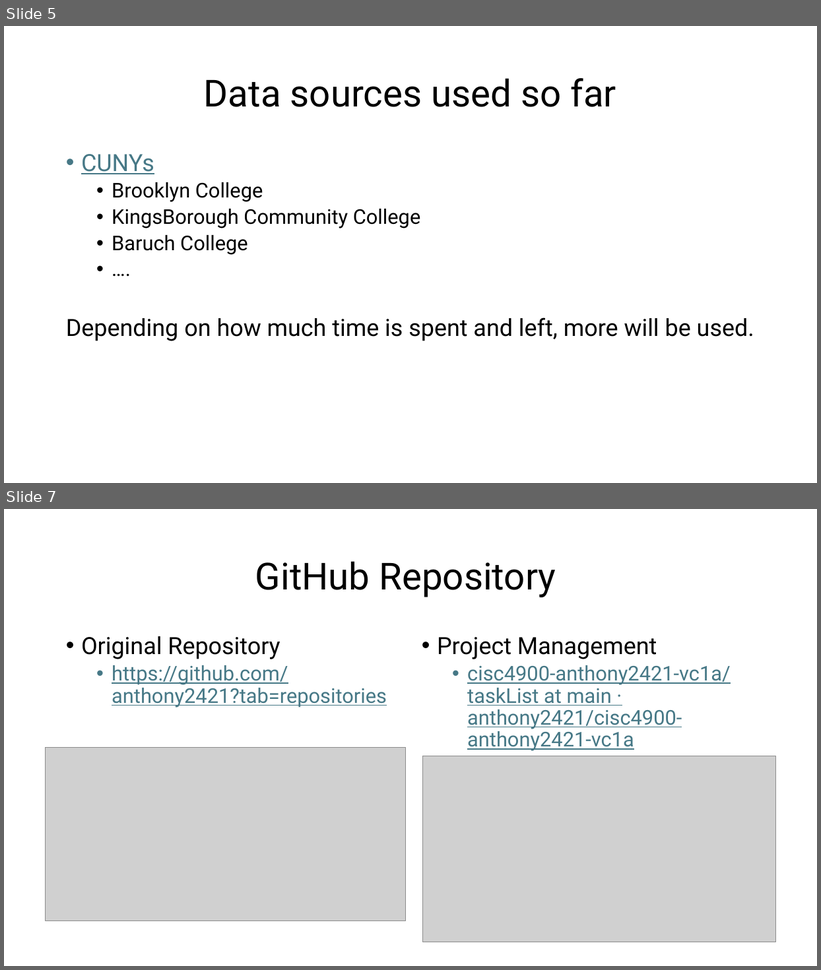
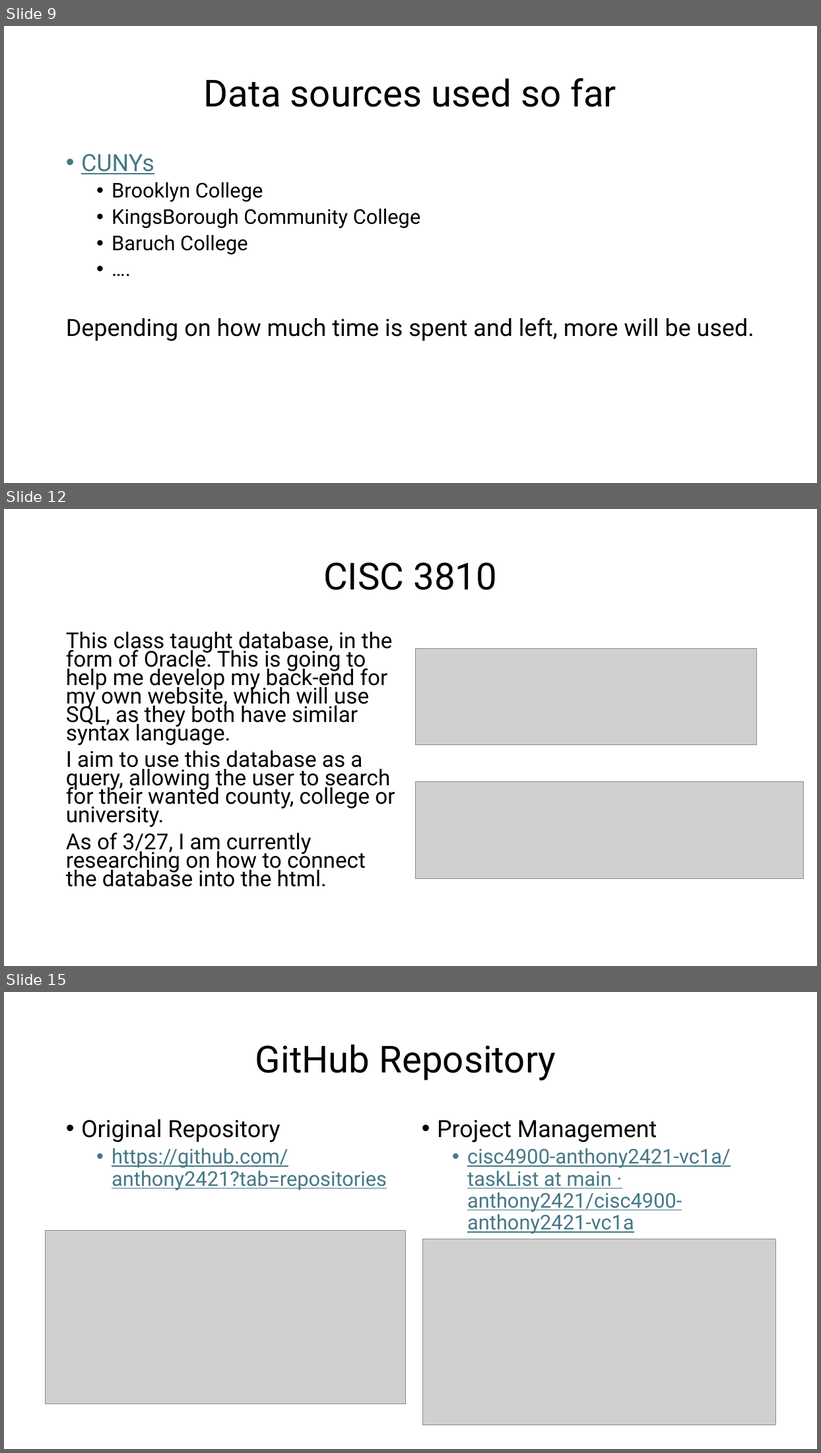
Before and after one commit to anthony2421/cisc4900-anthony2421-vc1a, a slide deck: Progress documentations/CISC 4900 - Diagram.pptx. Shown one above the other, each under a label of ours: slides 5 and 7 before the commit, slides 9, 12 and 15 after it; the slides between them are not shown. The pictures are 821x970 and 821x1453 pixels, drawn with LibreOffice and Linux fonts; fonts in the diff are those of the drawing; grey boxes stand for pictures. Boxes give left, top, right and bottom in pixels: in the first picture for what was removed or moved away, otherwise in the second. Text is boxed around its words. In the diff, an @@ line names an element or a change of style, - is before the commit and + after.

```diff
--- a/Progress documentations/CISC 4900 - Diagram.pptx
+++ b/Progress documentations/CISC 4900 - Diagram.pptx
@@ slide 12 added at [4, 509, 817, 966], background #FFFFFF @@
@@ title added at [323, 562, 497, 590], 44 pt, text #000000 @@
+CISC 3810
@@ text added at [66, 632, 395, 887], 25.9 pt, text #000000 @@
+This class taught database, in the form of Oracle. This is going to help me develop my back-end for my own website, which will use SQL, as they both have similar syntax language.
+I aim to use this database as a query, allowing the user to search for their wanted county, college or university.
+As of 3/27, I am currently researching on how to connect the database into the html.
@@ picture added at [416, 649, 757, 745] @@
@@ picture added at [416, 782, 805, 879] @@
@@ what was slide 5 is now slide 9 @@
@@ what was slide 7 is now slide 15 @@
```
Also in this commit, not shown: 3 slides changed, 6 other slides added.
